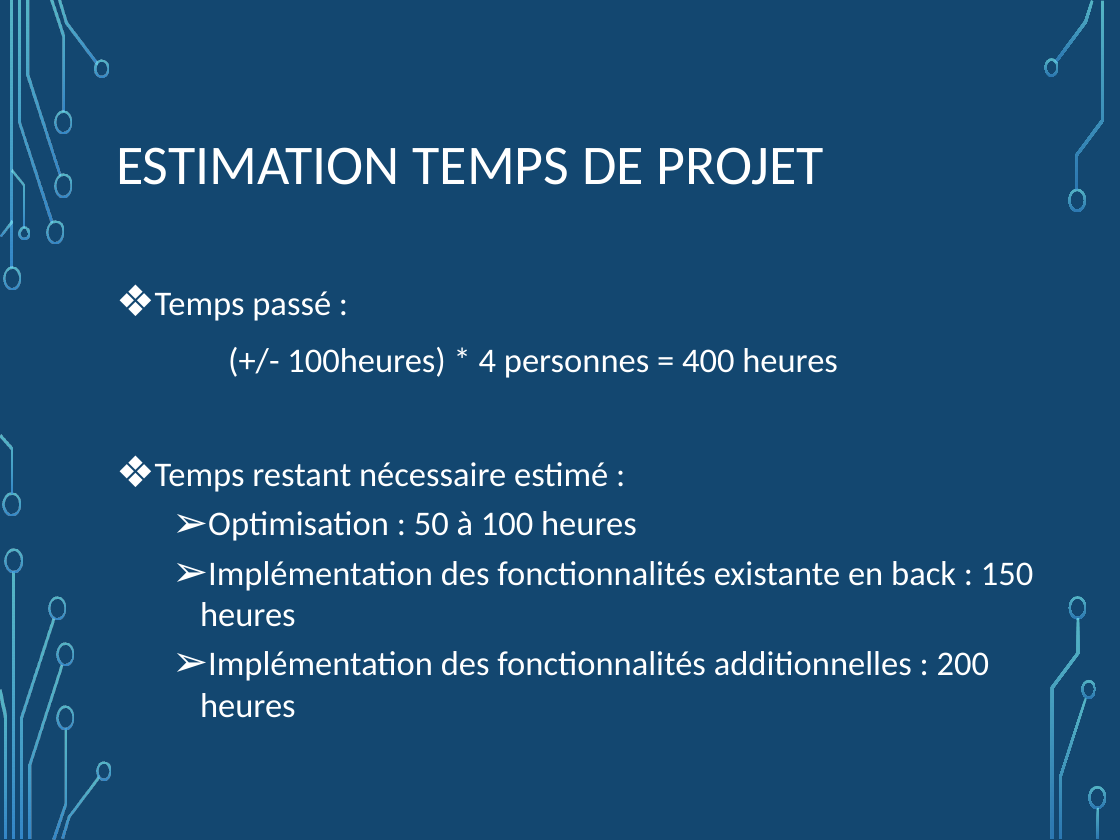
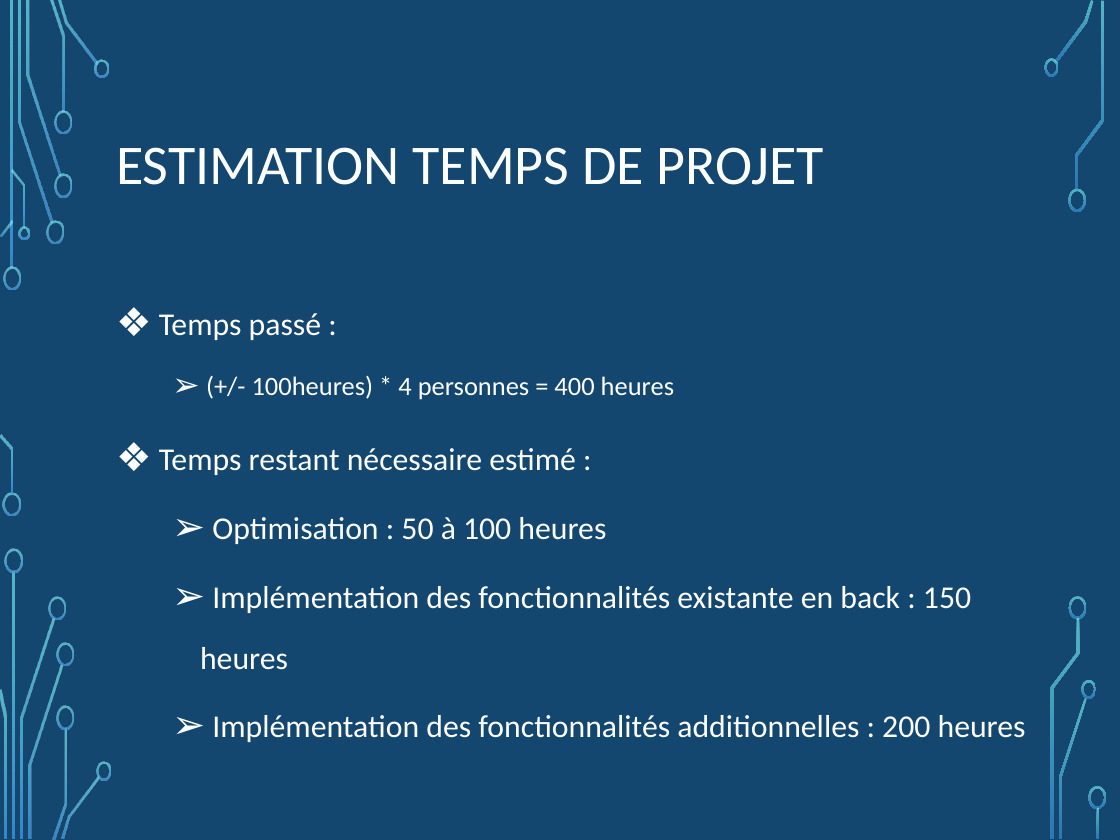
Before and after one commit to NicoPerret/projet-echec, a slide deck: slide 13 of Diapo présentation projet.pptx. Drawn at 1120x840 pixels with LibreOffice and Linux fonts; fonts in the diff are those of the drawing; background and template pictures are left out. Boxes give left, top, right and bottom in pixels: in the first picture for what was removed or moved away, otherwise in the second. Text is boxed around its words. In the diff, an @@ line names an element or a change of style, - is before the commit and + after.

```diff
--- a/Diapo présentation projet.pptx
+++ b/Diapo présentation projet.pptx
@@ text "Temps passé :" at (159, 313, 1026, 742): size 22.2 to 20.4 pt in "Temps passé :", "Temps restant nécessaire estimé :", "Optimisation : 50 à 100 heures", "Implémentation des fonctionnalités existante en back : ..." and 1 more places; size 22.2 to 17 pt in "(+/- 100heures) * 4 personnes = 400 ..."; line spacing 1 to 1.6; bullet none to ➢; list level 1 to 2 in "(+/- 100heures) * 4 personnes ..." @@
```
Also in this commit, not shown: 13 other slides changed.
